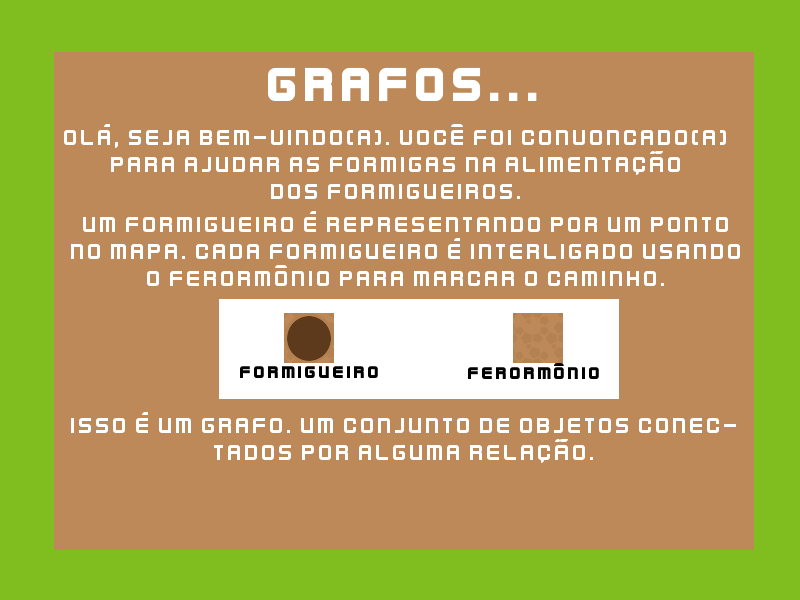
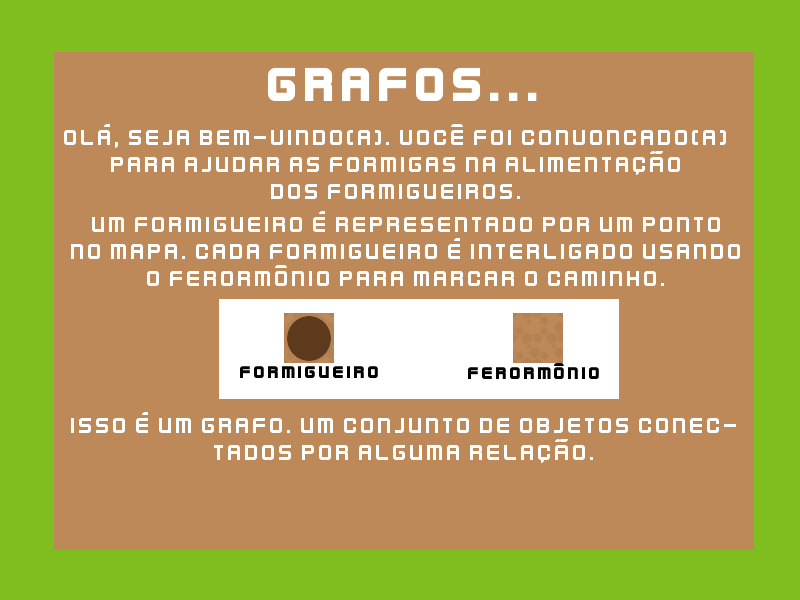
The second 800x600 image is a revision of the first. Changes to its layers:
renamed "uM FORMIGUEIRO É REPRESENTANDO..." to "uM FORMIGUEIRO É REPRESENTADO ...", painted on it over bbox(83, 211, 728, 232)
